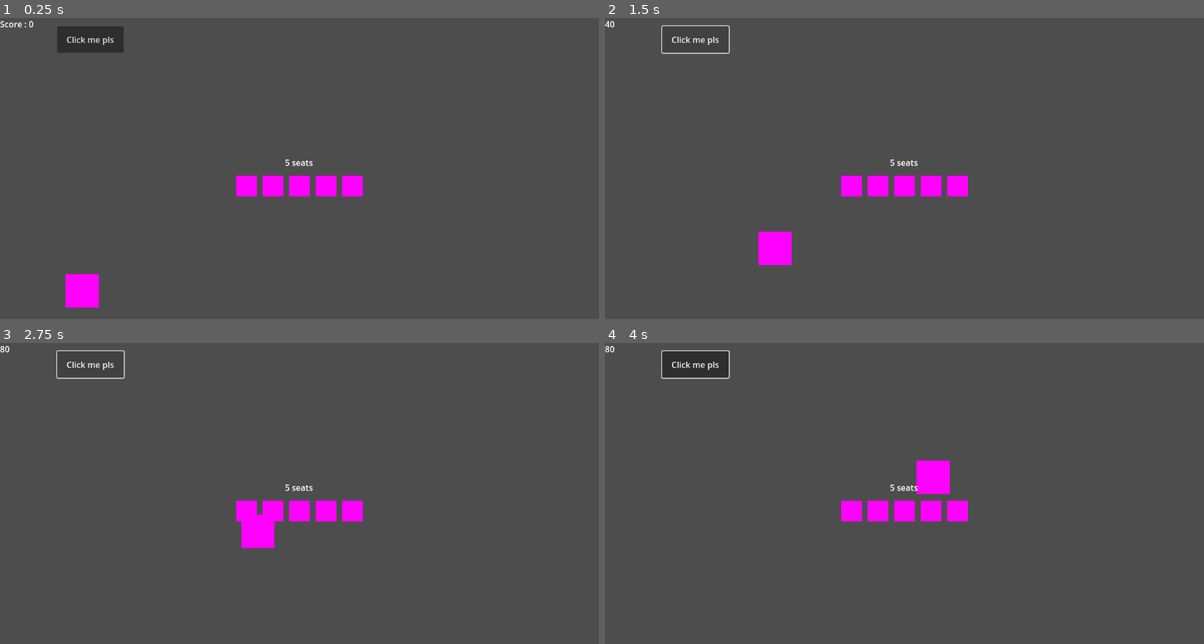
Above: before the commit, frames 1-4 (two rows, left to right).
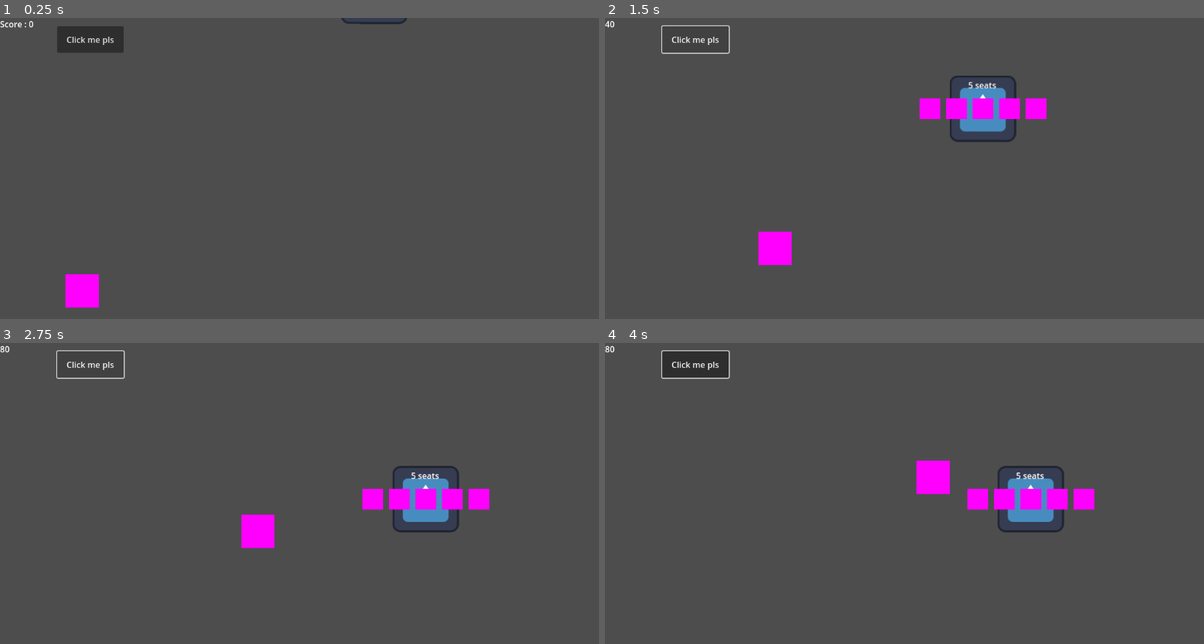
Above: after the commit, the same moments.

Repository: TrennaGiacomo/GayJam2025
Game: Godot game, scene res://game.tscn
The game is run twice, just before and just after one commit, with the same random seed, the same clock (stepped at 60 frames per second) and the same inputs. The engine's default icon, where the game draws it, is replaced by a stand-in: a white triangle on a blue panel in a dark square.
Inputs (mouse positions are in pixels of both pictures, inside the frame that each line leads up to):
- Up to frame 1 (0.25 s): no input
- Up to frame 2 (1.5 s): click "Click me pls" at 0.5 s; click "Click me pls" at 1.25 s
- Up to frame 3 (2.75 s): click "Click me pls" at 2 s
- Up to frame 4 (4 s): drag from (862, 532) to (964, 436) at 2.77 s; drag from (784, 526) to (958, 448) at 3.52 s

The runs differ from the first frame. In frame 1, 1.4% of the frame differs, in the area x 39-68%, y 0-60%; in frame 2, 3.6%, in the area x 39-74%, y 19-60%; in frame 3, 3.5%; in frame 4, 3.6%.

Commit message:
Seats inserted in Lift

Diff:
--- a/gayjam2025/game.tscn
+++ b/gayjam2025/game.tscn
@@ -1,13 +1,13 @@
-[gd_scene load_steps=5 format=3 uid="uid://w81635vhhmj"]
+[gd_scene load_steps=4 format=3 uid="uid://w81635vhhmj"]
 
 [ext_resource type="PackedScene" uid="uid://n46rv3rp16p8" path="res://skilift/skilift.tscn" id="2_nm3s0"]
 [ext_resource type="PackedScene" uid="uid://y1jt16w2al1j" path="res://hud.tscn" id="3_8hwvo"]
 [ext_resource type="PackedScene" path="res://characters/guyManager.tscn" id="4_meiug"]
-[ext_resource type="PackedScene" uid="uid://boox2t4owlwjq" path="res://skilift/seat_manager.tscn" id="5_aiwes"]
 
 [node name="Game" type="Node2D"]
 
 [node name="skilift" parent="." instance=ExtResource("2_nm3s0")]
+position = Vector2(-147, 6)
 
 [node name="Camera2D" type="Camera2D" parent="."]
 
@@ -19,6 +19,3 @@
 position = Vector2(-452, 218)
 
 [node name="WalkTarget" type="Node2D" parent="GuyManager"]
-
-[node name="SeatManager" parent="." instance=ExtResource("5_aiwes")]
-seatpath = "res://skilift/seat.tscn"
--- a/gayjam2025/skilift/skilift.tscn
+++ b/gayjam2025/skilift/skilift.tscn
@@ -1,8 +1,9 @@
-[gd_scene load_steps=5 format=3 uid="uid://n46rv3rp16p8"]
+[gd_scene load_steps=6 format=3 uid="uid://n46rv3rp16p8"]
 
 [ext_resource type="Texture2D" uid="uid://ccy2r3xl2xmgl" path="res://icon.svg" id="1_7h7ks"]
 [ext_resource type="Script" path="res://skilift/skilift.gd" id="1_gm70p"]
 [ext_resource type="Script" path="res://skilift/path_follow_2d.gd" id="2_hc7tc"]
+[ext_resource type="PackedScene" uid="uid://boox2t4owlwjq" path="res://skilift/seat_manager.tscn" id="4_ppkpv"]
 
 [sub_resource type="Curve2D" id="Curve2D_47tfh"]
 _data = {
@@ -36,3 +37,6 @@
 rotation = -1.55255
 scale = Vector2(1.04579, 0.93444)
 texture = ExtResource("1_7h7ks")
+
+[node name="SeatManager" parent="Path2D/PathFollow2D/Sprite2D" instance=ExtResource("4_ppkpv")]
+seatpath = "res://skilift/seat.tscn"
